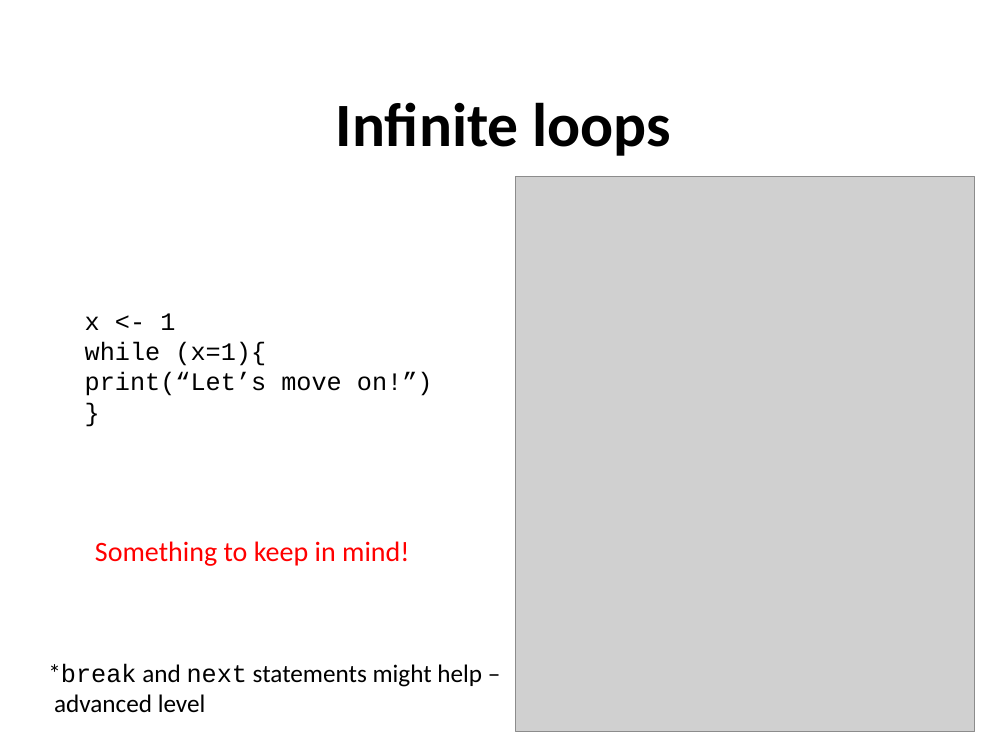
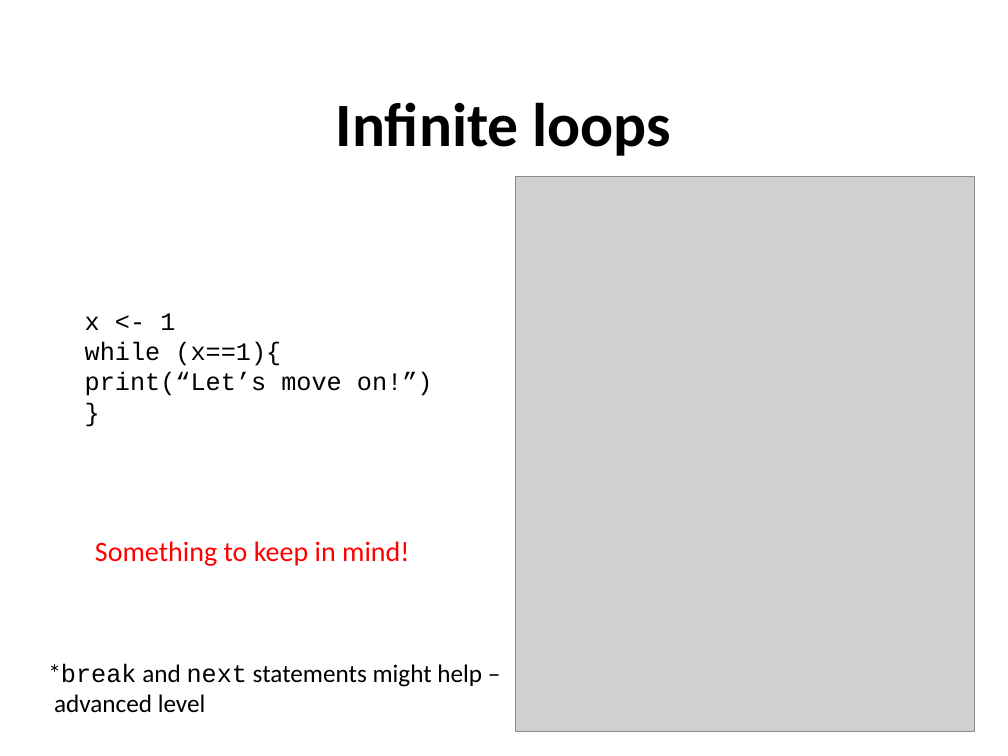
Before and after one commit to Chelysheva/MSD_R_course_HT2025, a slide deck: slide 12 of powerpoint/Session2.pptx. Drawn at 1008x756 pixels with LibreOffice and Linux fonts; fonts in the diff are those of the drawing; grey boxes stand for pictures. Boxes give left, top, right and bottom in pixels: in the first picture for what was removed or moved away, otherwise in the second. Text is boxed around its words. In the diff, an @@ line names an element or a change of style, - is before the commit and + after.

```diff
--- a/powerpoint/Session2.pptx
+++ b/powerpoint/Session2.pptx
@@ text at bbox=[85, 342, 281, 366]: text changed @@
-while (x=1){
+while (x==1){
```
Also in this commit, not shown: 2 other slides changed, 1 other file.
